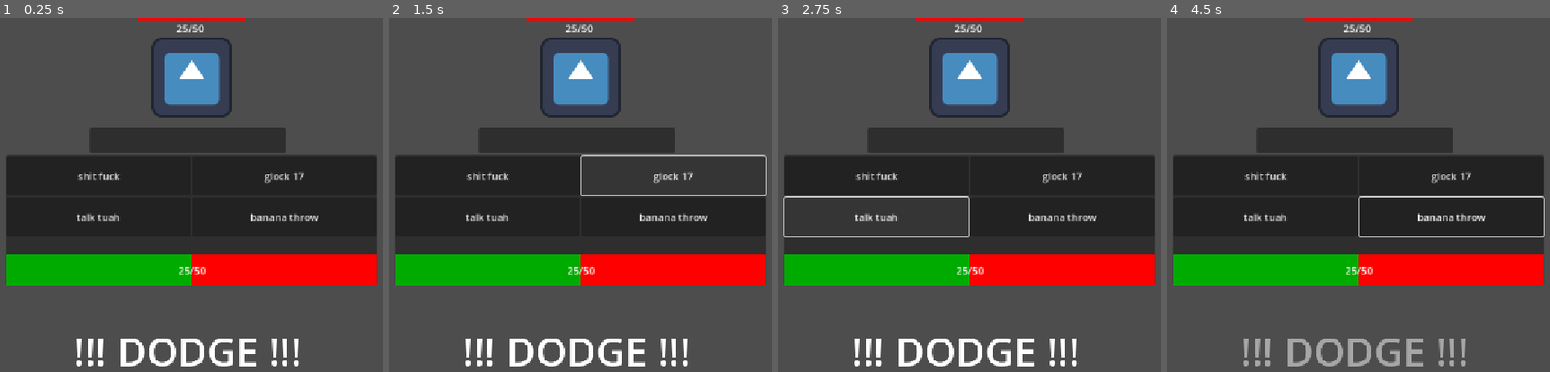
Above: before the commit, frames 1-4 (left to right).
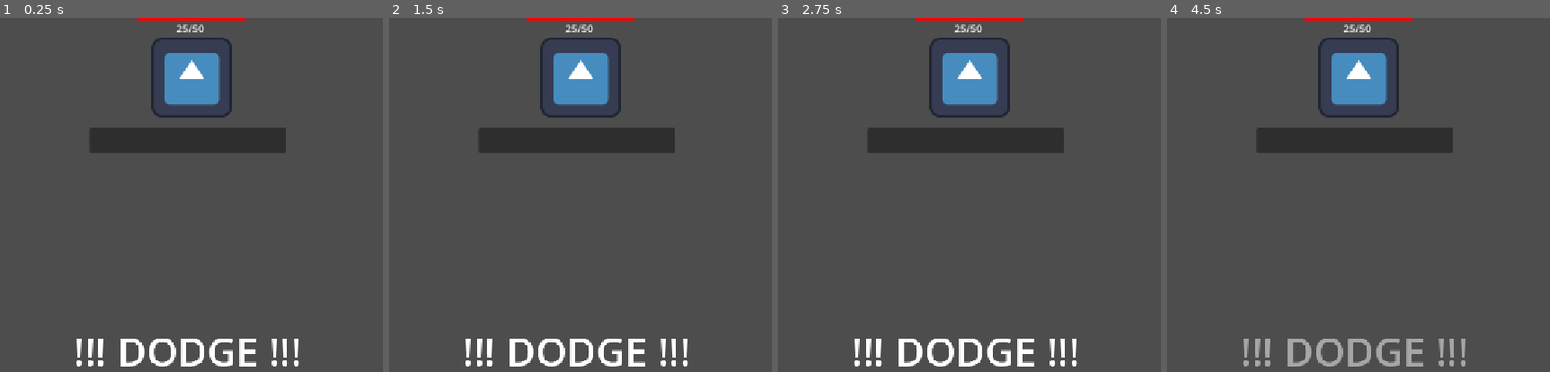
Above: after the commit, the same moments.

Repository: Game-Development-Club-at-UMD/Ludum-Dare-58
Game: Godot game, scene res://Combat/Battle Scene/battle.tscn
Same seed, same stepped clock (60 frames per second), same inputs: the game is played once before the commit and once after it. The engine's default icon, where the game draws it, is replaced by a stand-in: a white triangle on a blue panel in a dark square.
Inputs (mouse positions are in pixels of both pictures, inside the frame that each line leads up to):
- Up to frame 1 (0.25 s): no input
- Up to frame 2 (1.5 s): click (488, 177) at 0.5 s, where only the run before the commit has a clickable "shit fuck"; click (672, 177) at 1.25 s, where only the run before the commit has a clickable "glock 17"
- Up to frame 3 (2.75 s): click (877, 216) at 2 s, where only the run before the commit has a clickable "talk tuah"
- Up to frame 4 (4.5 s): click (1450, 216) at 2.75 s, where only the run before the commit has a clickable "banana throw"; tap Enter (ui_accept) at 3.5, 3.77, 4.25 s; move the mouse to (1515, 198) at 3.52 s; tap Space (Dodge) at 3.6 s; click (1515, 198) at 3.67 s; move the mouse to (1212, 241) at 4.27 s; hold Down (ui_down) from 4.28 s (still down); click (1212, 241) at 4.35 s

The runs differ from the first frame. In frame 1, 36% of the frame differs, in the area x 1-99%, y 38-76%; in frame 2, 31%; in frame 3, 31%; in frame 4, 36%.

Commit message:
Initial Pass

Diff:
--- a/ludum-dare-58/Buttons/DodgeButton.gd
+++ b/ludum-dare-58/Buttons/DodgeButton.gd
@@ -15,10 +15,10 @@
 
 
 func _process(_delta: float) -> void:
+	# aria: assuming this is for debug purposes?
 	if Input.is_action_just_pressed("Dodge") and cooldown_timer.is_stopped():
 		label.add_theme_color_override("font_color", Color(1, 1, 1, 0.5))
 		startDodge()
-
 
 
 func startDodge() -> void:
--- a/ludum-dare-58/Combat/Battle Scene/battle.tscn
+++ b/ludum-dare-58/Combat/Battle Scene/battle.tscn
@@ -25,6 +25,7 @@
 position = Vector2(570, 533)
 
 [node name="Playerstats" type="Panel" parent="."]
+visible = false
 anchors_preset = 8
 anchor_left = 0.5
 anchor_top = 0.5
--- a/ludum-dare-58/Combat/Manager/CombatManager.gd
+++ b/ludum-dare-58/Combat/Manager/CombatManager.gd
@@ -5,21 +5,24 @@
 var dodging : bool = false
 
 func _ready() -> void:
-	dodgeButton.connect("dodgeStart", isDodging)
-	dodgeButton.connect("dodgeEnd", stopDodging)
+	dodgeButton.connect("dodgeStart", dodgeStart)
+	dodgeButton.connect("dodgeEnd", dodgeEnd)
 
 	enemy.connect("sendEnemyMove", callMoveOnPlayer)
 	#player.connect("sendPlayerMove", callMoveOnPlayer)
 
+	# give the player a moment to digest the scene before starting attack
+	await get_tree().create_timer(5).timeout
+	# do enemy attack here to start the cycle of dodging and whatnot
 
 func switchTurn():
 	pass
 
 
-func isDodging():
+func dodgeStart():
 	dodging = true
 
-func stopDodging():
+func dodgeEnd():
 	dodging = false
 
 
--- a/ludum-dare-58/project.godot
+++ b/ludum-dare-58/project.godot
@@ -38,7 +38,9 @@
 "res://Limb Scenes/": "purple",
 "res://Main Menu/": "orange",
 "res://Moves/": "green",
-"res://Parent Creature/": "blue"
+"res://Parent Creature/": "blue",
+"res://PartsCollection/": "purple",
+"res://PlayerController/": "red"
 }
 
 [input]
Not shown: 1 places in ludum-dare-58/Combat/Battle Scene/battle.tscn that only renumber resources
